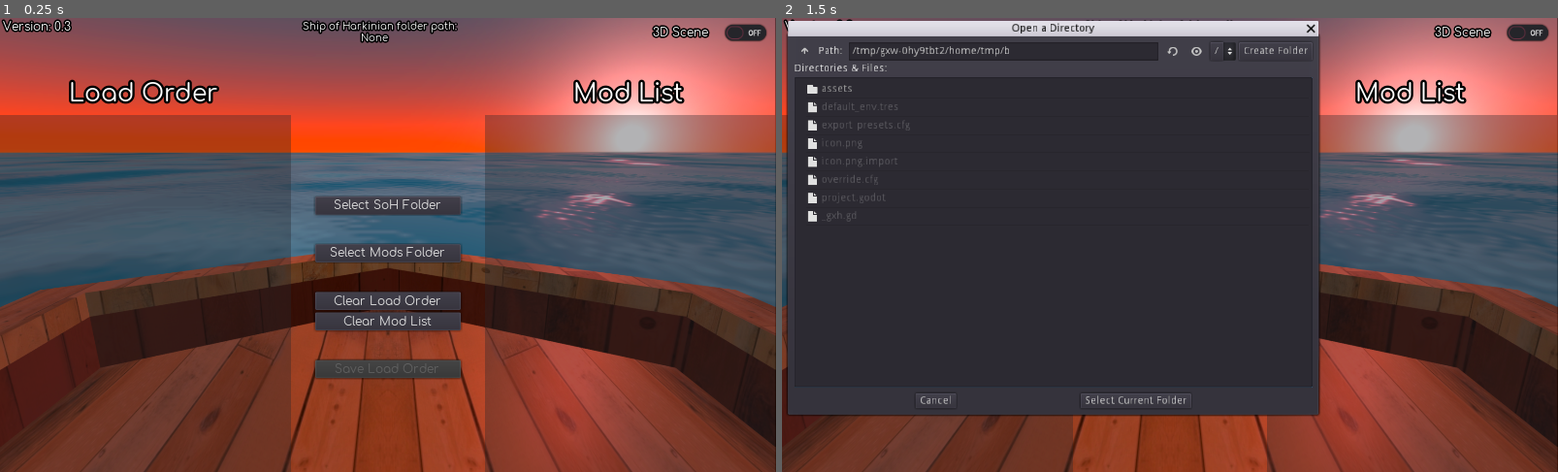
Above: before the commit, frames 1-2 (left to right).
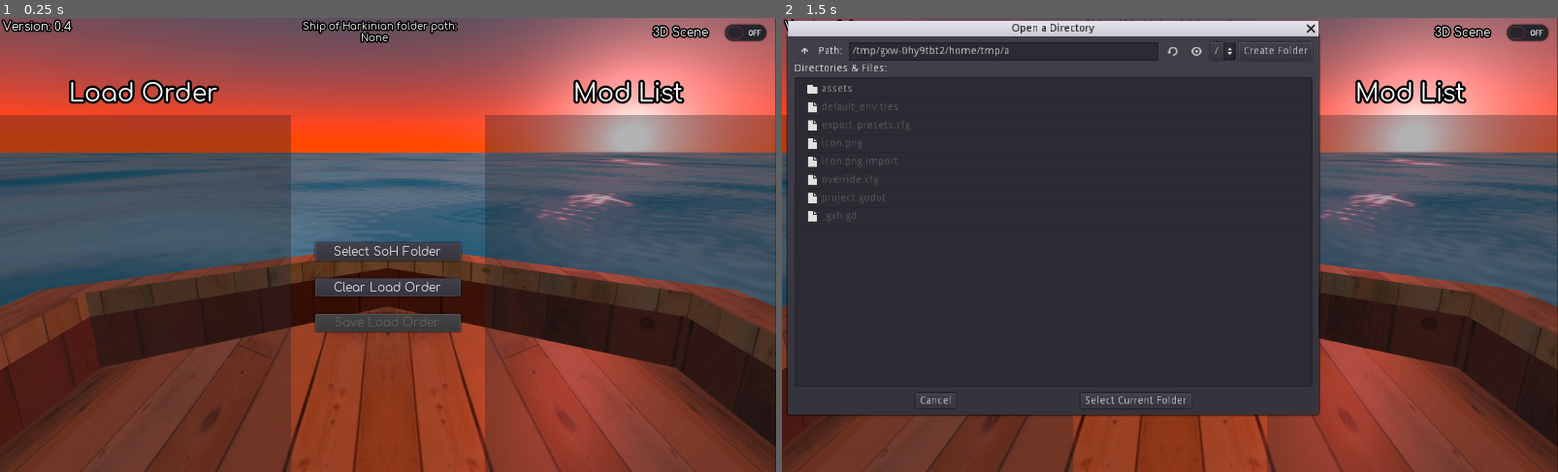
Above: after the commit, the same moments.

Repository: sitton76/Shipdeck
Game: Godot game, scene res://assets/objects/Main.tscn
The game is run twice, just before and just after one commit, with the same random seed, the same clock (stepped at 60 frames per second) and the same inputs.
Inputs (mouse positions are in pixels of both pictures, inside the frame that each line leads up to):
- Up to frame 1 (0.25 s): no input
- Up to frame 2 (1.5 s): click "Select SoH Folder" at 0.5 s; click (1170, 254) at 1.25 s, where only the run before the commit has a clickable "Select Mods Folder"

The runs differ from the first frame. In frame 1, 3.4% of the frame differs, in the area x 8-60%, y 0-80%; in frame 2, less than 0.1%.

Commit message:
Reworked how it writes .json files to instead modify a existing one, additionally written json entries no longer contain the full path to .otr mods and instead point to files in the mod folder.

Diff:
--- a/assets/objects/Main.gd
+++ b/assets/objects/Main.gd
@@ -5,18 +5,19 @@
 
 onready var L_window = $Left_window/Container
 onready var R_window = $Right_window/Container
+var loaded_json_file
 var opened_dialog = false
 var dia_ref #unintiated reference to the popup dialog box that is used when selecting files/folders
 var current_folder_path = ""
 var soh_folder = ""
 
 
-func populate_list(entry : String, folder_path : String, container : Node, group_name : String):
+func populate_list(entry : String, container : Node, group_name : String):
 	#Populates a given field with entry_button nodes representing a .otr file
 	var new_instance = entry_button_file.instance()
 	new_instance.add_to_group(group_name)
 	new_instance.set_text(entry)
-	new_instance.mod_file_path = folder_path + "/" + entry
+	new_instance.mod_file_path = entry
 	new_instance.toggle_dir_buttons(false)
 	container.add_child(new_instance)
 
@@ -45,6 +46,7 @@
 		obj_ref.add_to_group("L-side")
 		obj_ref.toggle_dir_buttons(true)
 	handle_offset()
+	check_if_can_save()
 
 func assign_soh_folderpath_text(new_path_text : String):
 	$soh_path.bbcode_text = "[center]     Ship of Harknian folder path:\n " + new_path_text + "[/center]"
@@ -52,37 +54,51 @@
 func save_mod_list():
 	#Saves mod list to a .json file
 	var stored_data = {}
-	var iter_count = 0
+	var iter_count = 1
+	if loaded_json_file.has("Mod-Load-Order"):
+		loaded_json_file.erase("Mod-Load-Order")
 	for nodes in get_tree().get_nodes_in_group("L-side"):
 		stored_data.merge({iter_count : nodes.mod_file_path})
 		iter_count += 1
 	if iter_count > 0:
-		var file_path = soh_folder + "/" + "load-order.json"
-		stored_data.merge({"List-size" : str(iter_count - 1)})
+		var file_path = soh_folder + "/" + "shipofharkinian.json"
+		stored_data.merge({"List-size" : iter_count - 1})
+		print(stored_data)
+		loaded_json_file.merge({"Mod-Load-Order" : stored_data})
+		print({"Mod-Load-Order" : stored_data})
 		var file = File.new()
 		file.open(file_path, file.WRITE)
-		file.store_line(to_json(stored_data))
+		file.store_line(to_json(loaded_json_file))
 		file.close()
 		$msg_label.display_text("load-order.json file saved!")
 		opened_dialog = false
 
+func read_json_file():
+	var dir =  Directory.new()
+	if dir.file_exists(soh_folder + "/shipofharkinian.json") == true:
+		var file = File.new()
+		file.open(soh_folder + "/shipofharkinian.json", File.READ)
+		loaded_json_file = JSON.parse(file.get_as_text()).result
+		file.close()
+
+
 func find_soh(path : String) -> bool:
-	var soh_file_names = ["/soh.exe", "/soh.appimage", "/SoH.dmg"]
+	var soh_file_names = ["/soh.exe", "/soh.appimage", "/SoH.dmg", "/soh.elf"]
 	var file = File.new()
 	for names in soh_file_names:
 		if file.file_exists(path + names) == true:
 			return true
 	return false
 
-#func OS_check() -> String:
-#	match OS.get_name():
-#		"Windows", "UWP":
-#			return("/")
-#		"Linux", "FreeBSD", "NetBSD", "OpenBSD", "BSD":
-#			return("/")
-#		"macOS":
-#			return("/")
-#	return "/" #If it is not detected it is likely running some form on linux...maybe
+func clear_selection(group : String):
+	for nodes in get_tree().get_nodes_in_group(group):
+		nodes.queue_free()
+
+func check_if_can_save():
+	if L_window.get_child_count() != 0 and soh_folder != "":
+		$Middle_window/VBoxContainer/save_list.disabled = false
+	else:
+		$Middle_window/VBoxContainer/save_list.disabled = true
 
 func check_if_on_load_list(file_name : String) -> bool:
 	#Checks to see if a element is already on the Mod Load Order List, which will then prevent it
@@ -95,54 +111,32 @@
 func on_soh_folder_select(opened_path):
 	dia_ref.queue_free()
 	opened_dialog = false
+	var dir = Directory.new()
 	if find_soh(opened_path) == true:
 		soh_folder = opened_path
+		clear_selection("R-side")
+		clear_selection("L-side")
+		yield(get_tree().create_timer(0.5), "timeout")
 		assign_soh_folderpath_text(soh_folder)
-		$Middle_window/VBoxContainer/save_list.disabled = false
-		$msg_label.display_text("Found SoH folder!")
+		if dir.open(soh_folder + "/mods") == OK:
+			dir.list_dir_begin()
+			var file_name = dir.get_next()
+			while file_name != "":
+				if file_name.ends_with(".otr"):
+					if check_if_on_load_list(file_name) == false:
+						populate_list(file_name, R_window, "R-side")
+						handle_offset()
+				file_name = dir.get_next()
+			check_if_can_save()
+			read_json_file()
+			$msg_label.display_text("Found SoH folder!")
 	else:
 		$msg_label.display_text("Folder selected does not contain SoH.")
-
-func on_mods_folder_select(opened_path):
-	#Selects the folder containing .otr files
-	var found_mods = false
-	dia_ref.queue_free()
-	for nodes in get_tree().get_nodes_in_group("R-side"):
-		nodes.queue_free()
-	yield(get_tree().create_timer(0.5), "timeout")
-	opened_dialog = false
-	var dir = Directory.new()
-	if dir.open(opened_path) == OK:
-		current_folder_path = opened_path
-		dir.list_dir_begin()
-		var file_name = dir.get_next()
-		while file_name != "":
-			if file_name.ends_with(".otr"):
-				if check_if_on_load_list(file_name) == false:
-					populate_list(file_name, opened_path, R_window, "R-side")
-					handle_offset()
-					found_mods = true
-			file_name = dir.get_next()
-	if found_mods == true:
-		$msg_label.display_text("Selected folder contains .otr mods, repopulating Mod List...")
 
 func on_dialog_close():
 	#In the event the player closes a dialog box, frees it then allows the player to spawn more.
 	dia_ref.queue_free()
 	opened_dialog = false
-
-func _on_load_folder_pressed():
-	#Folder dialog for selecting a folder
-	if opened_dialog == false:
-		opened_dialog = true
-		var dialog = FileDialog.new()
-		dialog.mode = FileDialog.MODE_OPEN_DIR
-		dialog.access = FileDialog.ACCESS_FILESYSTEM
-		dialog.connect("dir_selected", self, "on_mods_folder_select")
-		dialog.connect("popup_hide", self, "on_dialog_close")
-		self.add_child(dialog)
-		dia_ref = dialog
-		dialog.popup(Rect2(0, 0, 700, 500))
 
 func _on_save_list_pressed():
 	if soh_folder != "":
@@ -154,23 +148,8 @@
 		$msg_label.display_text("Please select a SoH folder first.")
 
 func _on_clear_load_list_pressed():
-	var found_mods_in_same_folder = false
 	for nodes in get_tree().get_nodes_in_group("L-side"):
-		if current_folder_path != "":
-			if nodes.mod_file_path.begins_with(current_folder_path) == true:
-				found_mods_in_same_folder = true
-				swap_sides(nodes)
-			else:
-				nodes.queue_free()
-		else:
-			nodes.queue_free()
-	if found_mods_in_same_folder == true:
-		$msg_label.display_text("Found used mods in current folder, returning them...")
-
-func _on_clear_mod_list_pressed():
-	for nodes in get_tree().get_nodes_in_group("R-side"):
-		current_folder_path = ""
-		nodes.queue_free()
+		swap_sides(nodes)
 
 func _on_soh_folder_pressed():
 	#File dialog for selecting SoH path
--- a/assets/objects/Main.tscn
+++ b/assets/objects/Main.tscn
@@ -12,9 +12,6 @@
 font_data = ExtResource( 2 )
 
 [sub_resource type="DynamicFont" id=5]
-font_data = ExtResource( 2 )
-
-[sub_resource type="DynamicFont" id=1]
 font_data = ExtResource( 2 )
 
 [sub_resource type="DynamicFont" id=2]
@@ -108,55 +105,35 @@
 alignment = 1
 
 [node name="soh_folder" type="Button" parent="Middle_window/VBoxContainer"]
-margin_top = 39.0
+margin_top = 102.0
 margin_right = 192.0
-margin_bottom = 64.0
+margin_bottom = 127.0
 custom_fonts/font = SubResource( 5 )
 text = "Select SoH Folder"
 
 [node name="Spacer" type="Control" parent="Middle_window/VBoxContainer"]
-margin_top = 68.0
+margin_top = 131.0
 margin_right = 192.0
-margin_bottom = 100.0
-rect_min_size = Vector2( 0, 32 )
-
-[node name="load_folder" type="Button" parent="Middle_window/VBoxContainer"]
-margin_top = 104.0
-margin_right = 192.0
-margin_bottom = 129.0
-custom_fonts/font = SubResource( 1 )
-text = "Select Mods Folder"
-
-[node name="Spacer2" type="Control" parent="Middle_window/VBoxContainer"]
-margin_top = 133.0
-margin_right = 192.0
-margin_bottom = 165.0
-rect_min_size = Vector2( 0, 32 )
+margin_bottom = 147.0
+rect_min_size = Vector2( 0, 16 )
 
 [node name="clear_load_list" type="Button" parent="Middle_window/VBoxContainer"]
-margin_top = 169.0
+margin_top = 151.0
 margin_right = 192.0
-margin_bottom = 194.0
+margin_bottom = 176.0
 custom_fonts/font = SubResource( 2 )
 text = "Clear Load Order"
 
-[node name="clear_mod_list" type="Button" parent="Middle_window/VBoxContainer"]
-margin_top = 198.0
+[node name="Spacer2" type="Control" parent="Middle_window/VBoxContainer"]
+margin_top = 180.0
 margin_right = 192.0
-margin_bottom = 223.0
-custom_fonts/font = SubResource( 2 )
-text = "Clear Mod List"
-
-[node name="Spacer3" type="Control" parent="Middle_window/VBoxContainer"]
-margin_top = 227.0
-margin_right = 192.0
-margin_bottom = 259.0
-rect_min_size = Vector2( 0, 32 )
+margin_bottom = 196.0
+rect_min_size = Vector2( 0, 16 )
 
 [node name="save_list" type="Button" parent="Middle_window/VBoxContainer"]
-margin_top = 263.0
+margin_top = 200.0
 margin_right = 192.0
-margin_bottom = 288.0
+margin_bottom = 225.0
 custom_fonts/font = SubResource( 2 )
 disabled = true
 text = "Save Load Order"
@@ -185,7 +162,7 @@
 margin_right = 97.0
 margin_bottom = 22.0
 custom_fonts/font = SubResource( 4 )
-text = "Version: 0.3"
+text = "Version: 0.4"
 
 [node name="soh_path" type="RichTextLabel" parent="."]
 margin_left = 128.0
@@ -205,7 +182,5 @@
 text = "test"
 
 [connection signal="pressed" from="Middle_window/VBoxContainer/soh_folder" to="." method="_on_soh_folder_pressed"]
-[connection signal="pressed" from="Middle_window/VBoxContainer/load_folder" to="." method="_on_load_folder_pressed"]
 [connection signal="pressed" from="Middle_window/VBoxContainer/clear_load_list" to="." method="_on_clear_load_list_pressed"]
-[connection signal="pressed" from="Middle_window/VBoxContainer/clear_mod_list" to="." method="_on_clear_mod_list_pressed"]
 [connection signal="pressed" from="Middle_window/VBoxContainer/save_list" to="." method="_on_save_list_pressed"]
Not shown: 1 places in assets/objects/Main.tscn that only renumber resources
